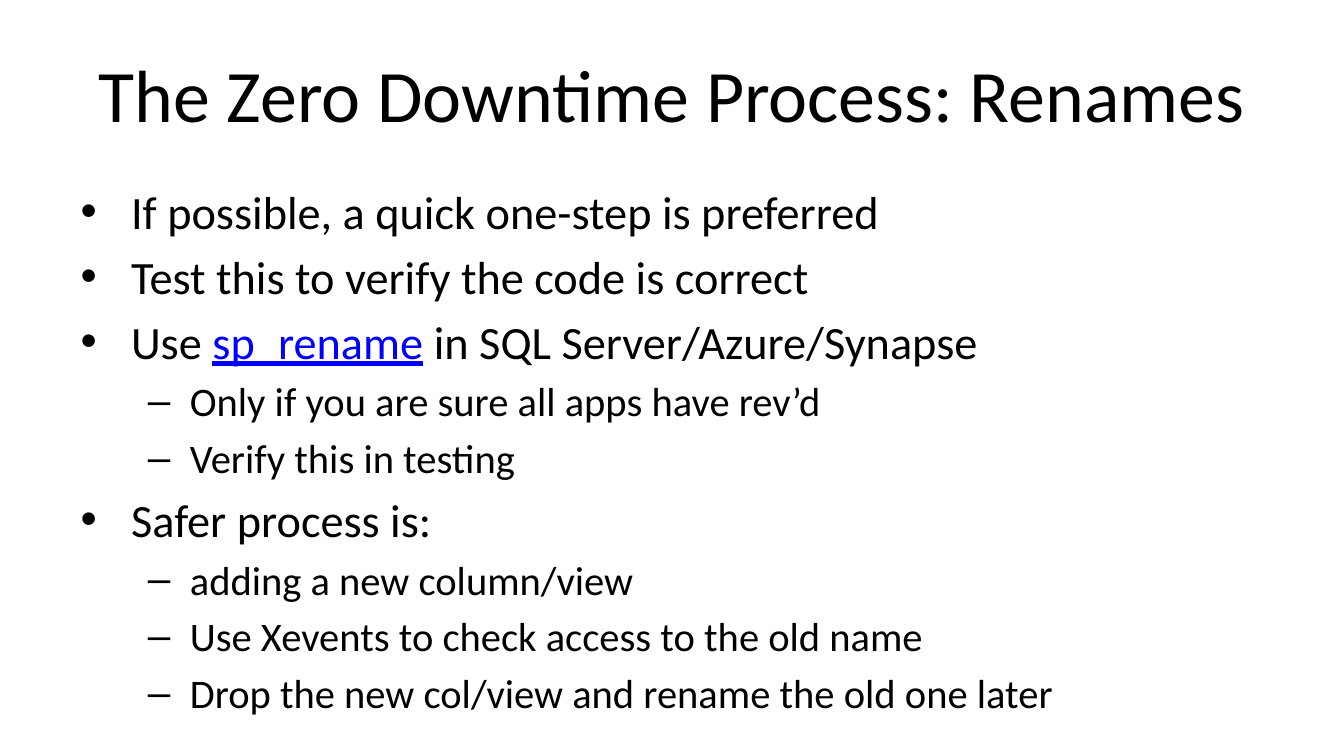
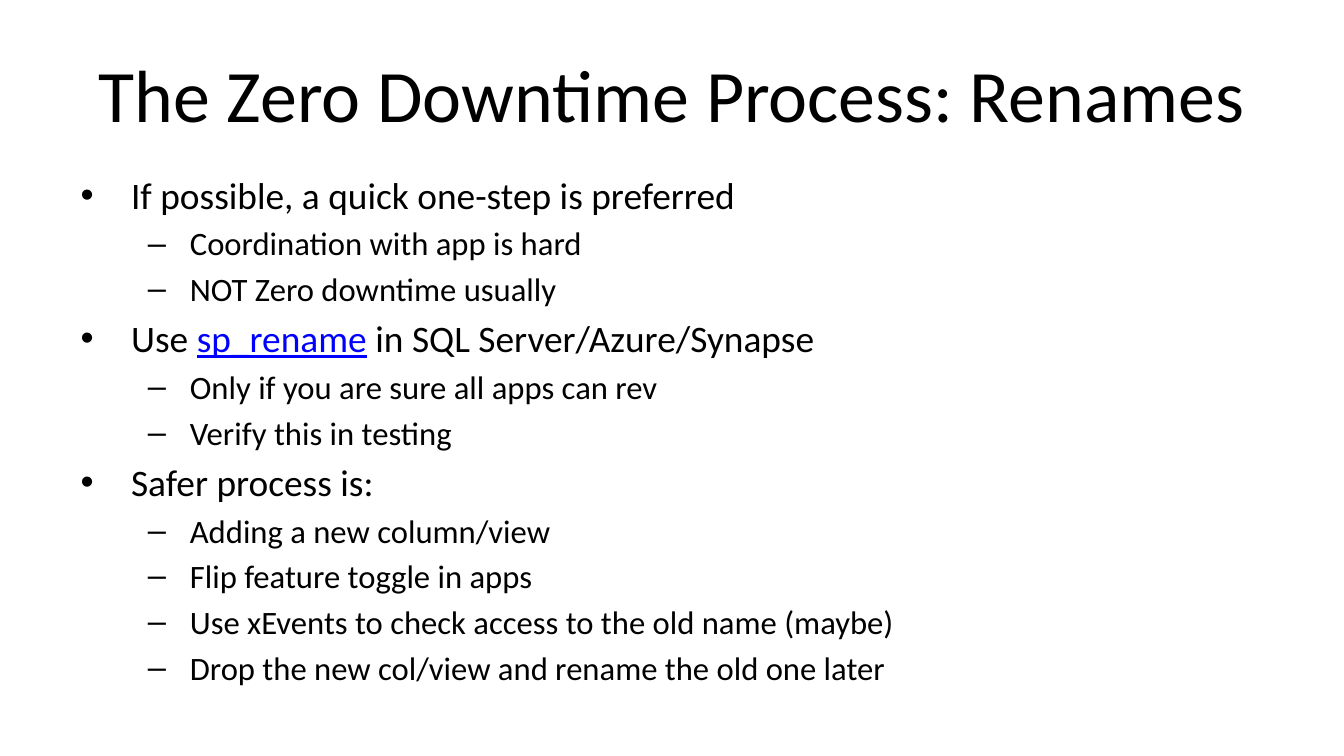
Before and after one commit to way0utwest/ZeroDowntime, a slide deck: slide 27 of VSLive_LasVegas2023_W19_ArchitectZeroDowntime.pptx. Drawn at 1344x756 pixels with LibreOffice and Linux fonts; fonts in the diff are those of the drawing; background and template pictures are left out. Boxes give left, top, right and bottom in pixels: in the first picture for what was removed or moved away, otherwise in the second. Text is boxed around its words. In the diff, an @@ line names an element or a change of style, - is before the commit and + after.

Commit message:
Updated slides with better fonts

```diff
--- a/VSLive_LasVegas2023_W19_ArchitectZeroDowntime.pptx
+++ b/VSLive_LasVegas2023_W19_ArchitectZeroDowntime.pptx
@@ text "If possible, a quick one-step ...": place and size @@
-text "If possible, a quick one-step ..." at box(131, 197, 1053, 715)
+text "If possible, a quick one-step ..." at box(131, 183, 893, 682)
@@ text at box(131, 183, 885, 682): size 24.8 to 20 pt in "If possible, a quick one-step is preferred", "Use sp_rename in SQL Server/Azure/Synapse", "Safer process is:"; size 21.7 to 17.5 pt in "Verify this in testing", "Drop the new col/view and rename the ..." @@
@@ text at box(190, 232, 582, 307): text changed; size 24.8 to 17.5 pt @@
-• Test this to verify the code is correct
+  – Coordination with app is hard
+  – NOT Zero downtime usually
@@ text at box(190, 376, 657, 405): text changed; size 21.7 to 17.5 pt @@
-  – Only if you are sure all apps have rev’d
+  – Only if you are sure all apps can rev
@@ text at box(190, 520, 893, 640): text changed; size 21.7 to 17.5 pt @@
-  – adding a new column/view
-  – Use Xevents to check access to the old name
+  – Adding a new column/view
+  – Flip feature toggle in apps
+  – Use xEvents to check access to the old name (maybe)
```
Also in this commit, not shown: 10 other slides changed, 1 slide added.
